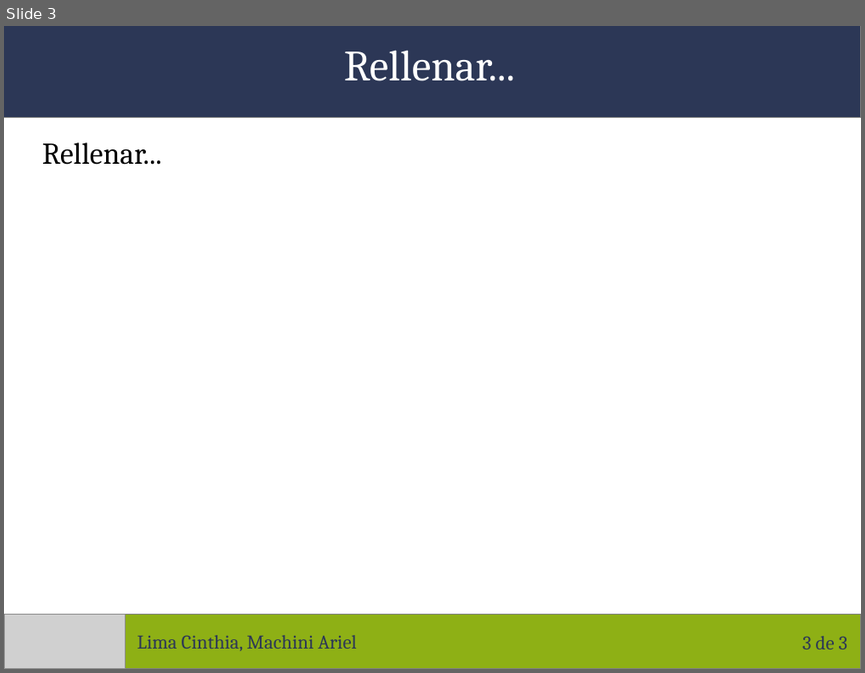
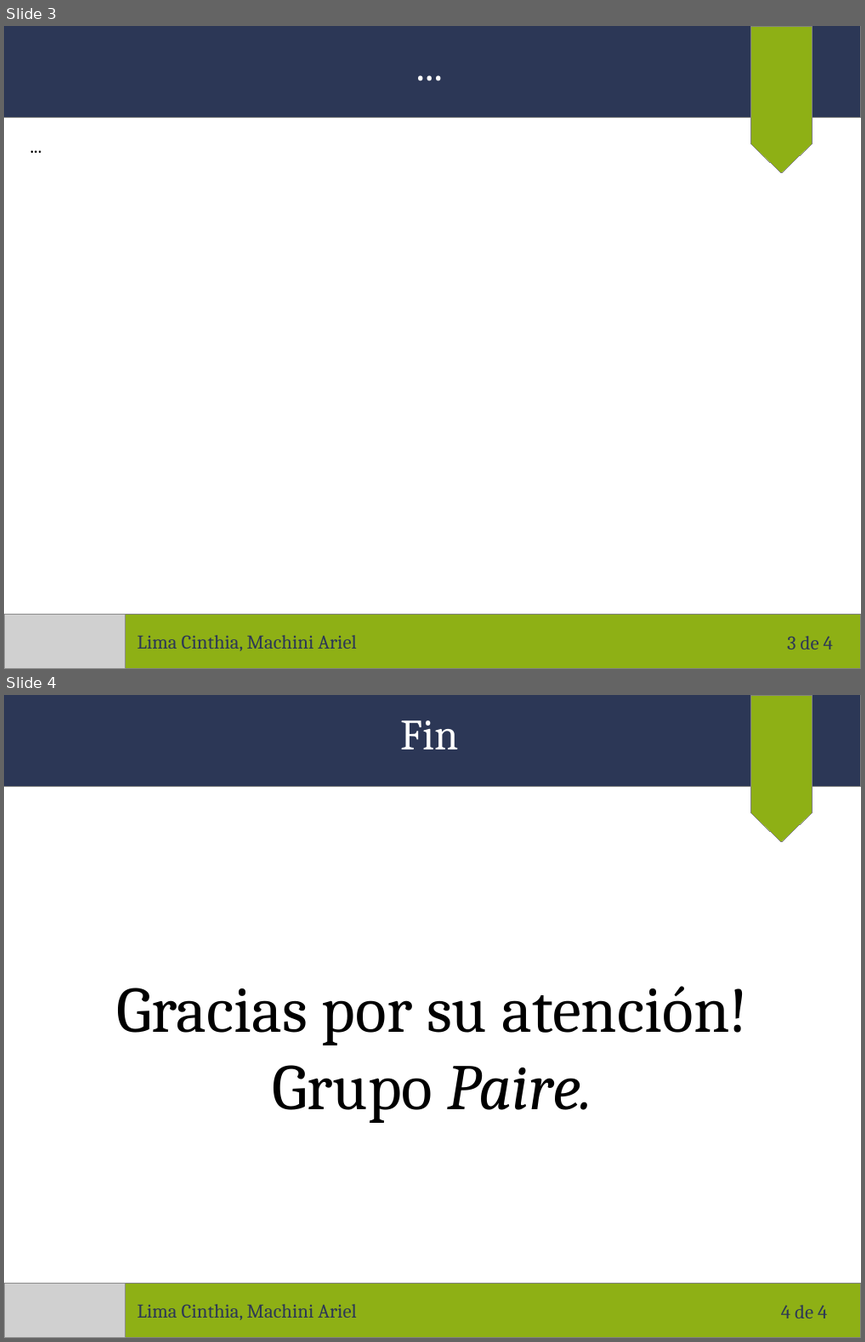
Before and after one commit to arielmachini/Caciar, a slide deck: Plantilla y utilidades/Plantilla de presentaciones.odp. Shown one above the other, each under a label of ours: slide 3 before the commit, slides 3 and 4 after it. The pictures are 865x673 and 865x1342 pixels, drawn with LibreOffice and Linux fonts; fonts in the diff are those of the drawing; grey boxes stand for pictures. Boxes give left, top, right and bottom in pixels: in the first picture for what was removed or moved away, otherwise in the second. Text is boxed around its words. In the diff, an @@ line names an element or a change of style, - is before the commit and + after.

```diff
--- a/Plantilla y utilidades/Plantilla de presentaciones.odp
+++ b/Plantilla y utilidades/Plantilla de presentaciones.odp
@@ slide 4 added at box(4, 695, 861, 1338), background #FFFFFF @@
@@ rectangle added at box(4, 695, 861, 787), fill #2C3756, outline #808080 0 pt @@
@@ flow chart offpage connector added at box(751, 695, 812, 842), fill #8EB015, outline #808080 0 pt @@
@@ text added at box(400, 721, 458, 749), 40 pt, text #FFFFFF @@
+Fin
@@ text added at box(117, 986, 748, 1123), 60 pt, text #000000 @@
+Gracias por su atención!
+Grupo Paire.
@@ rectangle added at box(4, 1283, 861, 1338), fill #8EB015, outline #808080 0 pt @@
@@ picture added at box(4, 1283, 126, 1338) @@
@@ text added at box(137, 1304, 356, 1320), 18 pt, text #2C3756 @@
+Lima Cinthia, Machini Ariel
@@ page number added at box(781, 1304, 827, 1318), 18 pt, text #2C3756 @@
+4 de 4
@@ slide 3 changed as well @@
@@ text added at box(182, 34, 677, 94), 40 pt, text #FFFFFF @@
+...
@@ text removed at box(344, 50, 515, 81) @@
-Rellenar...
@@ flow chart offpage connector added at box(751, 26, 812, 173), fill #8EB015, outline #808080 0 pt @@
@@ text added at box(23, 131, 268, 160), 18 pt, text #000000 @@
+...
@@ text removed at box(42, 142, 162, 165) @@
-Rellenar...
@@ page number at box(787, 635, 833, 649): text changed @@
-3 de 3
+3 de 4
```
Also in this commit, not shown: 2 other slides changed, 1 other file.
